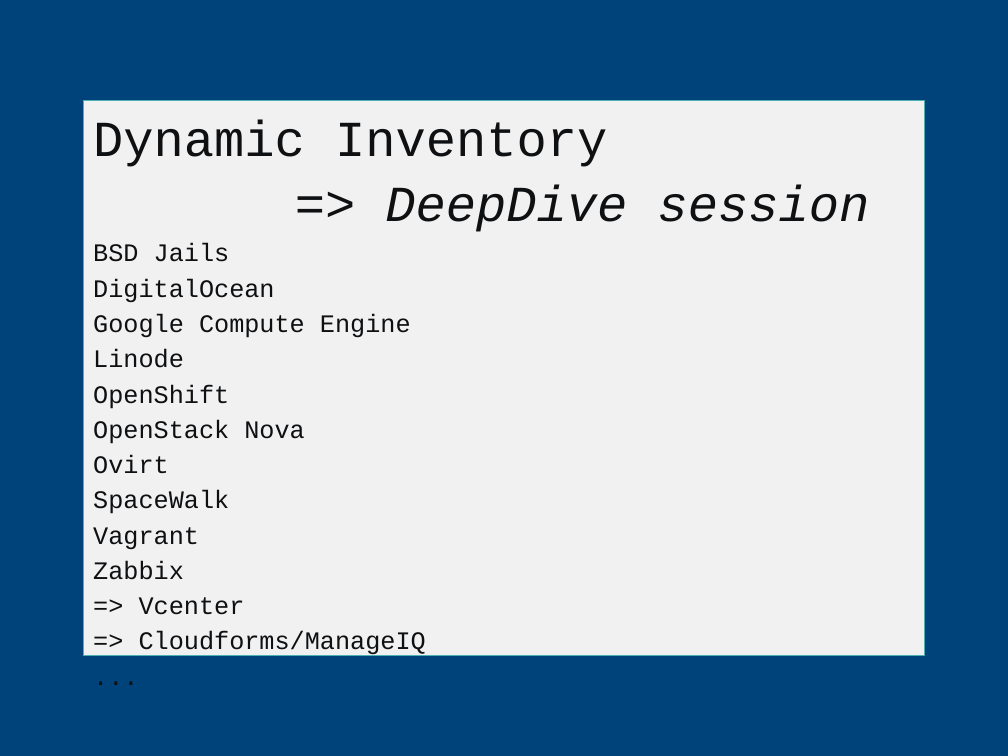
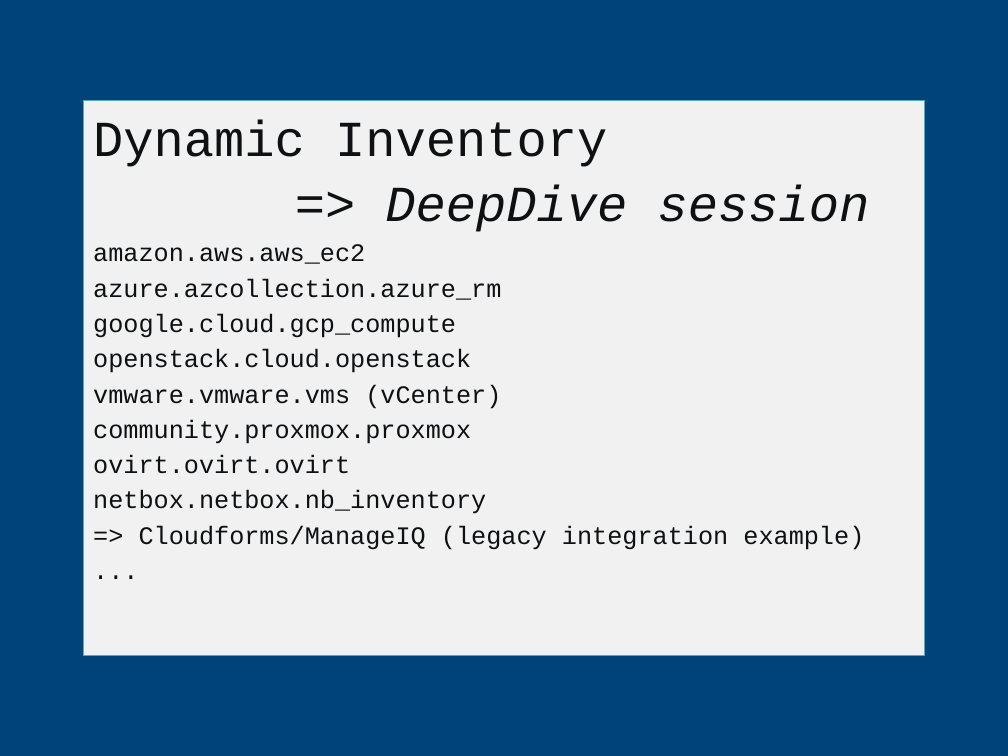
Before and after one commit to CCoupel/ansible-training, a slide deck: slide 28 of Ansible Training.pptx. Drawn at 1008x756 pixels with LibreOffice and Linux fonts; fonts in the diff are those of the drawing; background and template pictures are left out. Boxes give left, top, right and bottom in pixels: in the first picture for what was removed or moved away, otherwise in the second. Text is boxed around its words. In the diff, an @@ line names an element or a change of style, - is before the commit and + after.

```diff
--- a/Ansible Training.pptx
+++ b/Ansible Training.pptx
@@ text in freeform shape at (93, 244, 864, 550): text changed @@
-BSD Jails
-DigitalOcean
-Google Compute Engine
-Linode
-OpenShift
-OpenStack Nova
-Ovirt
-SpaceWalk
-Vagrant
-Zabbix
-=> Vcenter
-=> Cloudforms/ManageIQ
+amazon.aws.aws_ec2
+azure.azcollection.azure_rm
+google.cloud.gcp_compute
+openstack.cloud.openstack
+vmware.vmware.vms (vCenter)
+community.proxmox.proxmox
+ovirt.ovirt.ovirt
+netbox.netbox.nb_inventory
+=> Cloudforms/ManageIQ (legacy integration example)
```
Also in this commit, not shown: 6 other slides changed.
